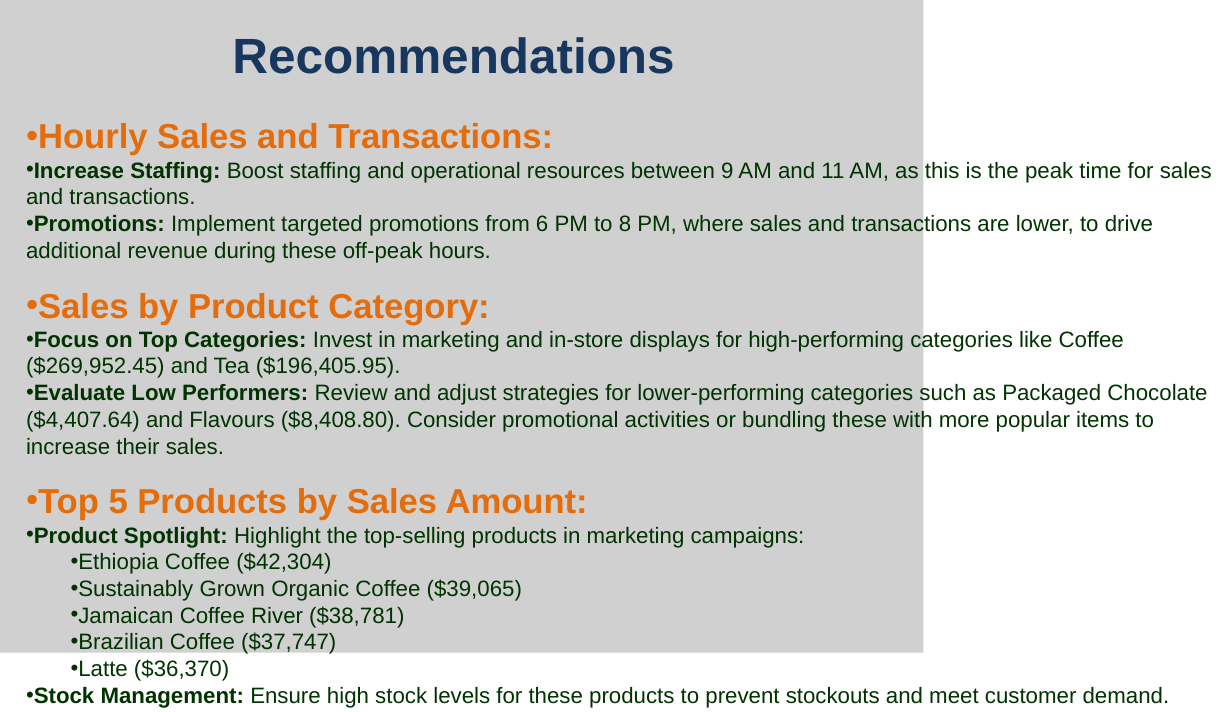
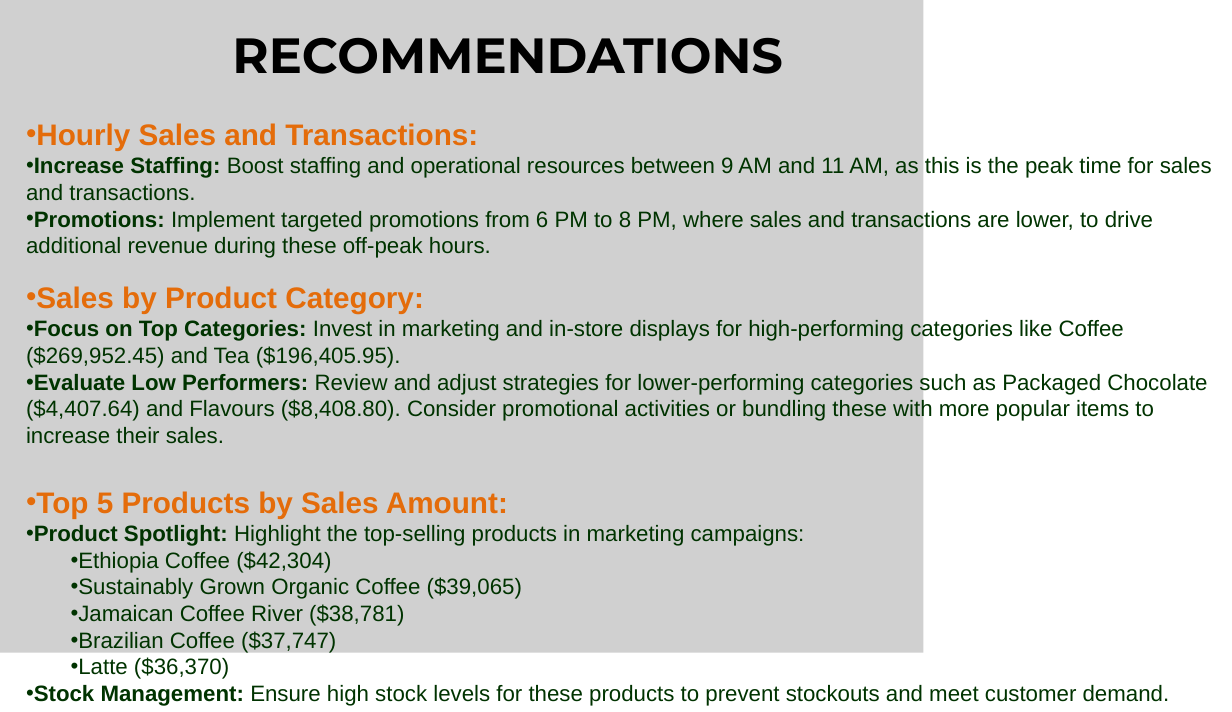
Before and after one commit to jasnoorvirk26/coffee-shop-sales-analysis, a slide deck: slide 11 of Coffee-Shop-Sales-Analysis-Presentation.pptx. Drawn at 1232x712 pixels with LibreOffice and Linux fonts; fonts in the diff are those of the drawing; grey boxes stand for pictures. Boxes give left, top, right and bottom in pixels: in the first picture for what was removed or moved away, otherwise in the second. Text is boxed around its words. In the diff, an @@ line names an element or a change of style, - is before the commit and + after.

```diff
--- a/Coffee-Shop-Sales-Analysis-Presentation.pptx
+++ b/Coffee-Shop-Sales-Analysis-Presentation.pptx
@@ title at (x1=232, y1=38, x2=783, y2=74): text changed; font Arial to Montserrat; text colour #17375E to #000000 @@
-Recommendations
+RECOMMENDATIONS
@@ text at (x1=36, y1=123, x2=508, y2=518): size 28 to 24 pt in "Hourly Sales and Transactions:", "Sales by Product Category:", "Top 5 Products by Sales Amount:" @@
```
Also in this commit, not shown: 11 other slides changed.
